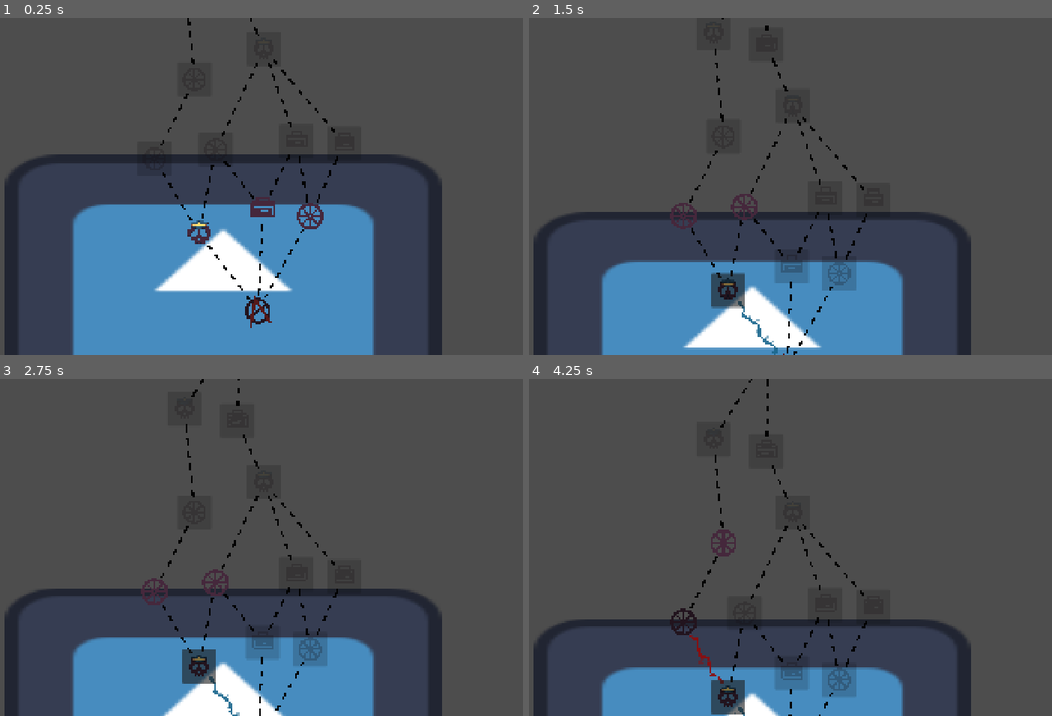
Above: before the commit, frames 1-4 (two rows, left to right).
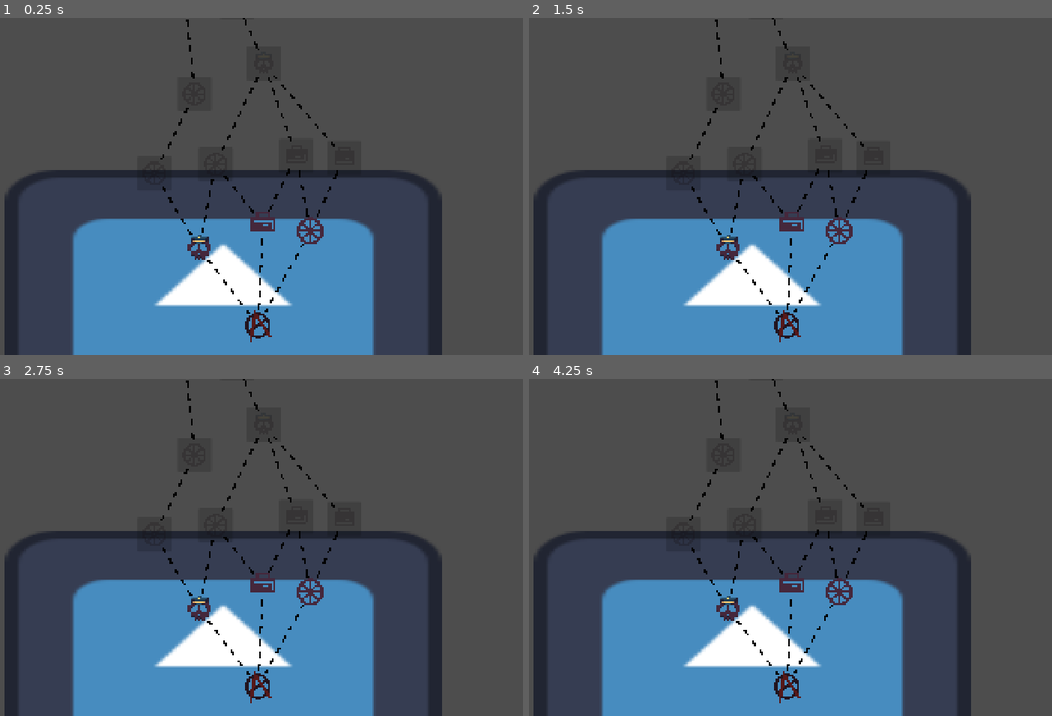
Above: after the commit, the same moments.

Repository: Winter-Aria/SouperSerious
Game: Godot game, scene res://map_screen.tscn
The game is run twice, just before and just after one commit, with the same random seed, the same clock (stepped at 60 frames per second) and the same inputs. This scene is started directly instead of the project's main scene. The engine's default icon, where the game draws it, is replaced by a stand-in: a white triangle on a blue panel in a dark square.
Inputs (mouse positions are in pixels of both pictures, inside the frame that each line leads up to; where the layout moved, square brackets give the same spot in the first picture):
- Up to frame 1 (0.25 s): no input
- Up to frame 2 (1.5 s): click (785, 324) [785, 338] at 0.5 s; click (727, 274) at 1.27 s
- Up to frame 3 (2.75 s): click (198, 665) at 2.02 s
- Up to frame 4 (4.25 s): click (685, 591) at 2.77 s; click (727, 695) at 3.52 s

The runs differ from the first frame. In frame 1, 11% of the frame differs, in the area x 0-85%, y 0-97%; in frame 2, 19%; in frame 3, 21%; in frame 4, 24%, in the area x 0-85%, y 0-100%.

Commit message:
fixed camera and added wheel

Diff:
--- a/souper-serious-game-jam/Scripts/MagGenerator.gd
+++ b/souper-serious-game-jam/Scripts/MagGenerator.gd
@@ -1,7 +1,7 @@
 extends Node2D
 class_name MapGenerator
 
-const ROWS = 5
+const ROWS = 9
 const MIN_NODES_PER_ROW = 2
 const MAX_NODES_PER_ROW = 4
 const COLUMN_SPACING = 120
--- /dev/null
+++ b/souper-serious-game-jam/Scripts/WheelRule.gd
@@ -0,0 +1,9 @@
+extends Resource
+class_name WheelRule
+
+var id: String
+var displayName: String
+var description: String
+
+func Apply() -> void:
+	print("Applying rule: ", displayName, " (not implemented yet)")
--- /dev/null
+++ b/souper-serious-game-jam/Scripts/WheelRuleList.gd
@@ -0,0 +1,15 @@
+extends RefCounted
+class_name WheelRuleList
+
+static func GetAllRules() -> Array[WheelRule]:
+	var rules: Array[WheelRule] = []
+	rules.append(MakeRule("double_damage", "Double Damage", "All damage dealt is doubled this round."))
+	rules.append(MakeRule("no_healing", "No Healing", "Healing effects are disabled this round."))
+	return rules
+
+static func MakeRule(id: String, displayName: String, description: String) -> WheelRule:
+	var rule = WheelRule.new()
+	rule.id = id
+	rule.displayName = displayName
+	rule.description = description
+	return rule
--- a/souper-serious-game-jam/Scripts/map_screen.gd
+++ b/souper-serious-game-jam/Scripts/map_screen.gd
@@ -3,8 +3,12 @@
 var mapNodes: Array[MapNode] = []
 var nodeButtons: Dictionary = {}
 var traveledConnections: Dictionary = {}
+var currentNodeId: String = "start"
+var playerMarker: Node2D
+
 @export var MapButton: PackedScene
-var currentNodeId: String = "start"
+@export var PlayerMarkerScene: PackedScene
+@export var WheelEncounterScene: PackedScene
 
 func _ready() -> void:
 	var generator = MapGenerator.new()
@@ -18,8 +22,21 @@
 
 	RefreshAllButtons()
 
+	playerMarker = PlayerMarkerScene.instantiate()
+	add_child(playerMarker)
+
 	var startNode = FindNodeById("start")
+	var startNextRow = GetNextRowNodes(startNode)
 	$MapCamera.SetTarget(startNode)
+	MovePlayerMarkerTo(startNode)
+
+func GetNextRowNodes(node: MapNode) -> Array[MapNode]:
+	var nextRowNodes: Array[MapNode] = []
+	for connId in node.connections:
+		var target = FindNodeById(connId)
+		if target:
+			nextRowNodes.append(target)
+	return nextRowNodes
 
 func SpawnNodeButton(nodeData: MapNode) -> void:
 	var button = MapButton.instantiate()
@@ -28,10 +45,13 @@
 	button.NodeClicked.connect(OnNodeClicked)
 	nodeButtons[nodeData.id] = button
 
+func MovePlayerMarkerTo(node: MapNode) -> void:
+	var nodeCenter = node.screenPos + Vector2(32, 32)
+	playerMarker.position = nodeCenter
+
 func OnNodeClicked(node: MapNode) -> void:
 	if not node.available:
 		return
-
 
 	if currentNodeId != "":
 		var edgeKey = currentNodeId + "->" + node.id
@@ -51,6 +71,29 @@
 	RefreshAllButtons()
 	$PathLines.SetTraveled(traveledConnections)
 	$MapCamera.SetTarget(node)
+	MovePlayerMarkerTo(node)
+	if node.type != MapNode.NodeType.START:
+		TriggerEncounter(node)
+
+func TriggerEncounter(node: MapNode) -> void:
+	match node.type:
+		MapNode.NodeType.WHEEL:
+			var wheelInstance = WheelEncounterScene.instantiate()
+			get_tree().root.add_child(wheelInstance)
+			wheelInstance.Setup()
+			wheelInstance.tree_exited.connect(OnEncounterClosed)
+			self.visible = false
+			set_process_input(false)
+		MapNode.NodeType.COMBAT:
+			pass
+		MapNode.NodeType.GLOBAL_RULE:
+			pass
+		MapNode.NodeType.BOSS:
+			pass
+
+func OnEncounterClosed() -> void:
+	self.visible = true
+	set_process_input(true)
 
 func LockSiblingsInSameRow(chosenNode: MapNode) -> void:
 	for node in mapNodes:
--- /dev/null
+++ b/souper-serious-game-jam/SpinThatWheel.tscn
@@ -0,0 +1,141 @@
+[gd_scene format=3 uid="uid://cnp5f5hgsntxr"]
+
+[ext_resource type="Texture2D" uid="uid://caa1duor5ipr5" path="res://Art/SpinnerWheel/wheel_spinny.png" id="1_cvt8d"]
+[ext_resource type="Script" uid="uid://crjupgu66lt8a" path="res://wheel_encouter.gd" id="1_kasfk"]
+
+[sub_resource type="AtlasTexture" id="AtlasTexture_cvt8d"]
+atlas = ExtResource("1_cvt8d")
+region = Rect2(240, 0, 30, 39)
+
+[sub_resource type="AtlasTexture" id="AtlasTexture_kasfk"]
+atlas = ExtResource("1_cvt8d")
+region = Rect2(270, 0, 30, 39)
+
+[sub_resource type="AtlasTexture" id="AtlasTexture_lowdm"]
+atlas = ExtResource("1_cvt8d")
+region = Rect2(300, 0, 30, 39)
+
+[sub_resource type="AtlasTexture" id="AtlasTexture_vdfru"]
+atlas = ExtResource("1_cvt8d")
+region = Rect2(330, 0, 30, 39)
+
+[sub_resource type="AtlasTexture" id="AtlasTexture_rmoxj"]
+atlas = ExtResource("1_cvt8d")
+region = Rect2(360, 0, 30, 39)
+
+[sub_resource type="AtlasTexture" id="AtlasTexture_krbhx"]
+atlas = ExtResource("1_cvt8d")
+region = Rect2(390, 0, 30, 39)
+
+[sub_resource type="AtlasTexture" id="AtlasTexture_6nolj"]
+atlas = ExtResource("1_cvt8d")
+region = Rect2(0, 0, 30, 39)
+
+[sub_resource type="AtlasTexture" id="AtlasTexture_px0bd"]
+atlas = ExtResource("1_cvt8d")
+region = Rect2(30, 0, 30, 39)
+
+[sub_resource type="AtlasTexture" id="AtlasTexture_82wgw"]
+atlas = ExtResource("1_cvt8d")
+region = Rect2(60, 0, 30, 39)
+
+[sub_resource type="AtlasTexture" id="AtlasTexture_tvfyy"]
+atlas = ExtResource("1_cvt8d")
+region = Rect2(90, 0, 30, 39)
+
+[sub_resource type="AtlasTexture" id="AtlasTexture_7c8ej"]
+atlas = ExtResource("1_cvt8d")
+region = Rect2(120, 0, 30, 39)
+
+[sub_resource type="AtlasTexture" id="AtlasTexture_qbx3v"]
+atlas = ExtResource("1_cvt8d")
+region = Rect2(150, 0, 30, 39)
+
+[sub_resource type="AtlasTexture" id="AtlasTexture_1kicw"]
+atlas = ExtResource("1_cvt8d")
+region = Rect2(180, 0, 30, 39)
+
+[sub_resource type="AtlasTexture" id="AtlasTexture_twdin"]
+atlas = ExtResource("1_cvt8d")
+region = Rect2(210, 0, 30, 39)
+
+[sub_resource type="SpriteFrames" id="SpriteFrames_0yoqy"]
+animations = [{
+"frames": [{
+"duration": 1.0,
+"texture": SubResource("AtlasTexture_cvt8d")
+}, {
+"duration": 1.0,
+"texture": SubResource("AtlasTexture_kasfk")
+}, {
+"duration": 1.0,
+"texture": SubResource("AtlasTexture_lowdm")
+}, {
+"duration": 1.0,
+"texture": SubResource("AtlasTexture_vdfru")
+}, {
+"duration": 1.0,
+"texture": SubResource("AtlasTexture_rmoxj")
+}, {
+"duration": 1.0,
+"texture": SubResource("AtlasTexture_krbhx")
+}],
+"loop": 1,
+"name": &"spin",
+"speed": 10.0
+}, {
+"frames": [{
+"duration": 1.0,
+"texture": SubResource("AtlasTexture_6nolj")
+}, {
+"duration": 1.0,
+"texture": SubResource("AtlasTexture_px0bd")
+}, {
+"duration": 1.0,
+"texture": SubResource("AtlasTexture_82wgw")
+}, {
+"duration": 1.0,
+"texture": SubResource("AtlasTexture_tvfyy")
+}, {
+"duration": 1.0,
+"texture": SubResource("AtlasTexture_7c8ej")
+}, {
+"duration": 1.0,
+"texture": SubResource("AtlasTexture_qbx3v")
+}, {
+"duration": 1.0,
+"texture": SubResource("AtlasTexture_1kicw")
+}, {
+"duration": 1.0,
+"texture": SubResource("AtlasTexture_twdin")
+}],
+"loop": 0,
+"name": &"startup",
+"speed": 10.0
+}]
+
+[node name="WheelEncounter" type="Node2D" unique_id=2145090882 node_paths=PackedStringArray("resultLabel", "continueButton")]
+script = ExtResource("1_kasfk")
+resultLabel = NodePath("Results Label")
+continueButton = NodePath("Button")
+
+[node name="Camera2D" type="Camera2D" parent="." unique_id=1834289357]
+zoom = Vector2(4.305, 4.305)
+
+[node name="WheelSprite" type="AnimatedSprite2D" parent="." unique_id=1285045770]
+texture_filter = 1
+sprite_frames = SubResource("SpriteFrames_0yoqy")
+animation = &"spin"
+
+[node name="Results Label" type="Label" parent="." unique_id=432341309]
+offset_left = -64.0
+offset_top = -80.0
+offset_right = -24.0
+offset_bottom = -57.0
+
+[node name="Button" type="Button" parent="." unique_id=2111124538]
+offset_left = -40.0
+offset_top = 24.0
+offset_right = 40.0
+offset_bottom = 55.0
+text = "Continue"
--- a/souper-serious-game-jam/map_camera.gd
+++ b/souper-serious-game-jam/map_camera.gd
@@ -1,17 +1,32 @@
 extends Camera2D
 
 @export var zoomLevel: float = 0.7
-@export var bottomOffset: float = 460.0
+@export var startOffset: float = 400.0
+@export var extraBuffer: float = 150
 @export var smoothingTime: float = 0.2
 
+const NODE_VISUAL_OFFSET = Vector2(32, 32)
+
+var lastNodeY: float = 0.0
+var initialized: bool = false
 var targetY: float = 0.0
 
 func _ready() -> void:
 	zoom = Vector2(zoomLevel, zoomLevel)
 
 func SetTarget(node: MapNode) -> void:
-	var worldOffset = bottomOffset / zoomLevel
-	targetY = node.screenPos.y - worldOffset
+	var nodeCenterY = node.screenPos.y + NODE_VISUAL_OFFSET.y
+
+	if not initialized:
+		var worldOffset = startOffset / zoomLevel
+		targetY = nodeCenterY - worldOffset
+		position.y = targetY
+		initialized = true
+	else:
+		var deltaY = nodeCenterY - lastNodeY
+		targetY += deltaY - extraBuffer
+
+	lastNodeY = nodeCenterY
 
 func _process(delta: float) -> void:
 	var weight = 1.0 - exp(-delta / smoothingTime)
--- a/souper-serious-game-jam/map_screen.tscn
+++ b/souper-serious-game-jam/map_screen.tscn
@@ -3,12 +3,16 @@
 [ext_resource type="Script" uid="uid://gjmwm8n1nvex" path="res://Scripts/map_screen.gd" id="1_tkw7f"]
 [ext_resource type="Texture2D" uid="uid://cgvyh40mydgh2" path="res://icon.svg" id="1_tmbxf"]
 [ext_resource type="PackedScene" uid="uid://cymt85imc0mp0" path="res://map_node_button.tscn" id="2_wcttb"]
+[ext_resource type="PackedScene" uid="uid://75ivh5op4uy0" path="res://player_marker.tscn" id="3_1qph8"]
+[ext_resource type="PackedScene" uid="uid://cnp5f5hgsntxr" path="res://SpinThatWheel.tscn" id="3_w4cr0"]
 [ext_resource type="Script" uid="uid://bg3utsm30q026" path="res://path_lines.gd" id="4_vmmbu"]
 [ext_resource type="Script" uid="uid://boic3mrdov2g4" path="res://map_camera.gd" id="5_pc8n1"]
 
 [node name="MapScreen" type="Node2D" unique_id=7276114]
 script = ExtResource("1_tkw7f")
 MapButton = ExtResource("2_wcttb")
+PlayerMarkerScene = ExtResource("3_1qph8")
+WheelEncounterScene = ExtResource("3_w4cr0")
 
 [node name="Background" type="Sprite2D" parent="." unique_id=931885819]
 scale = Vector2(15.625, 9.437501)
--- /dev/null
+++ b/souper-serious-game-jam/player_marker.tscn
@@ -0,0 +1,3 @@
+[gd_scene format=3 uid="uid://75ivh5op4uy0"]
+
+[node name="PlayerMarker" type="Node2D" unique_id=866250155]
--- /dev/null
+++ b/souper-serious-game-jam/wheel_encouter.gd
@@ -0,0 +1,50 @@
+extends Node2D
+
+@export var resultLabel: Label
+@export var continueButton: Button
+@export var minSpinDuration: float = 1.5
+@export var maxSpinDuration: float = 3.0
+
+var chosenRule: WheelRule
+var allRules: Array[WheelRule]
+
+func Setup() -> void:
+	$Camera2D.make_current()
+
+	allRules = WheelRuleList.GetAllRules()
+	continueButton.visible = false
+	continueButton.pressed.connect(OnContinuePressed)
+	resultLabel.text = ""
+	PlayStartupThenSpin()
+func PlayStartupThenSpin() -> void:
+	$WheelSprite.play("startup")
+	await $WheelSprite.animation_finished
+	StartSpin()
+
+func StartSpin() -> void:
+	var ruleIndex = randi() % allRules.size()
+	chosenRule = allRules[ruleIndex]
+
+	$WheelSprite.play("spin")
+	$WheelSprite.speed_scale = 1.0
+
+	var fullSpinDuration = randf_range(minSpinDuration, maxSpinDuration)
+	var decelerateDuration = 1.0
+	var fastDuration = max(0.0, fullSpinDuration - decelerateDuration)
+
+	await get_tree().create_timer(fastDuration).timeout
+
+	var tween = create_tween()
+	tween.tween_property($WheelSprite, "speed_scale", 0.0, decelerateDuration)
+	await tween.finished
+
+	$WheelSprite.stop()
+	OnSpinComplete()
+
+func OnSpinComplete() -> void:
+	chosenRule.Apply()
+	resultLabel.text = chosenRule.displayName + "\n" + chosenRule.description
+	continueButton.visible = true
+
+func OnContinuePressed() -> void:
+	queue_free()
Not shown, added: souper-serious-game-jam/Art/SpinnerWheel/wheel_spinny.png.import
Not shown, added: souper-serious-game-jam/Scripts/WheelRule.gd.uid
Not shown, added: souper-serious-game-jam/Scripts/WheelRuleList.gd.uid
Not shown, added: souper-serious-game-jam/wheel_encouter.gd.uid
